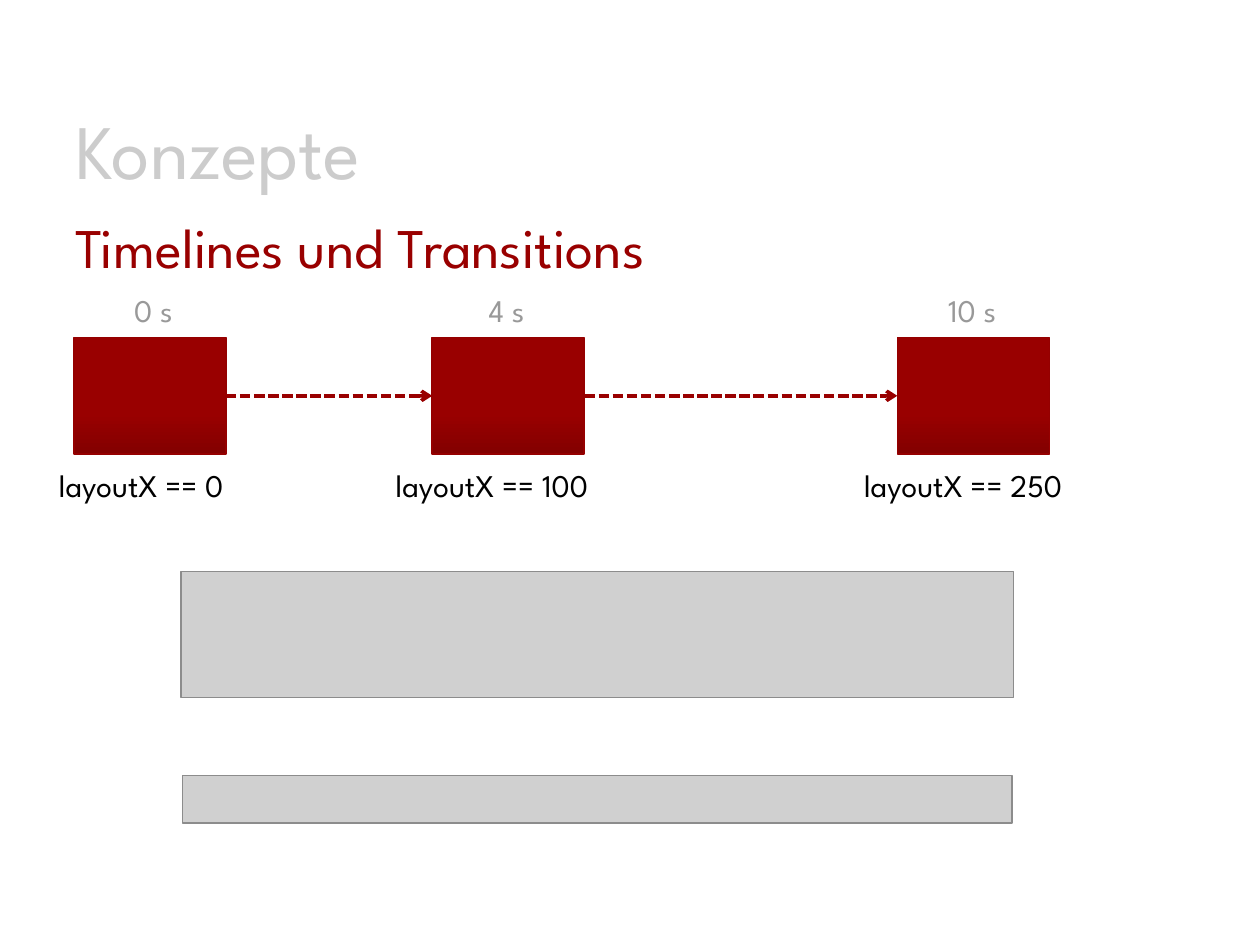
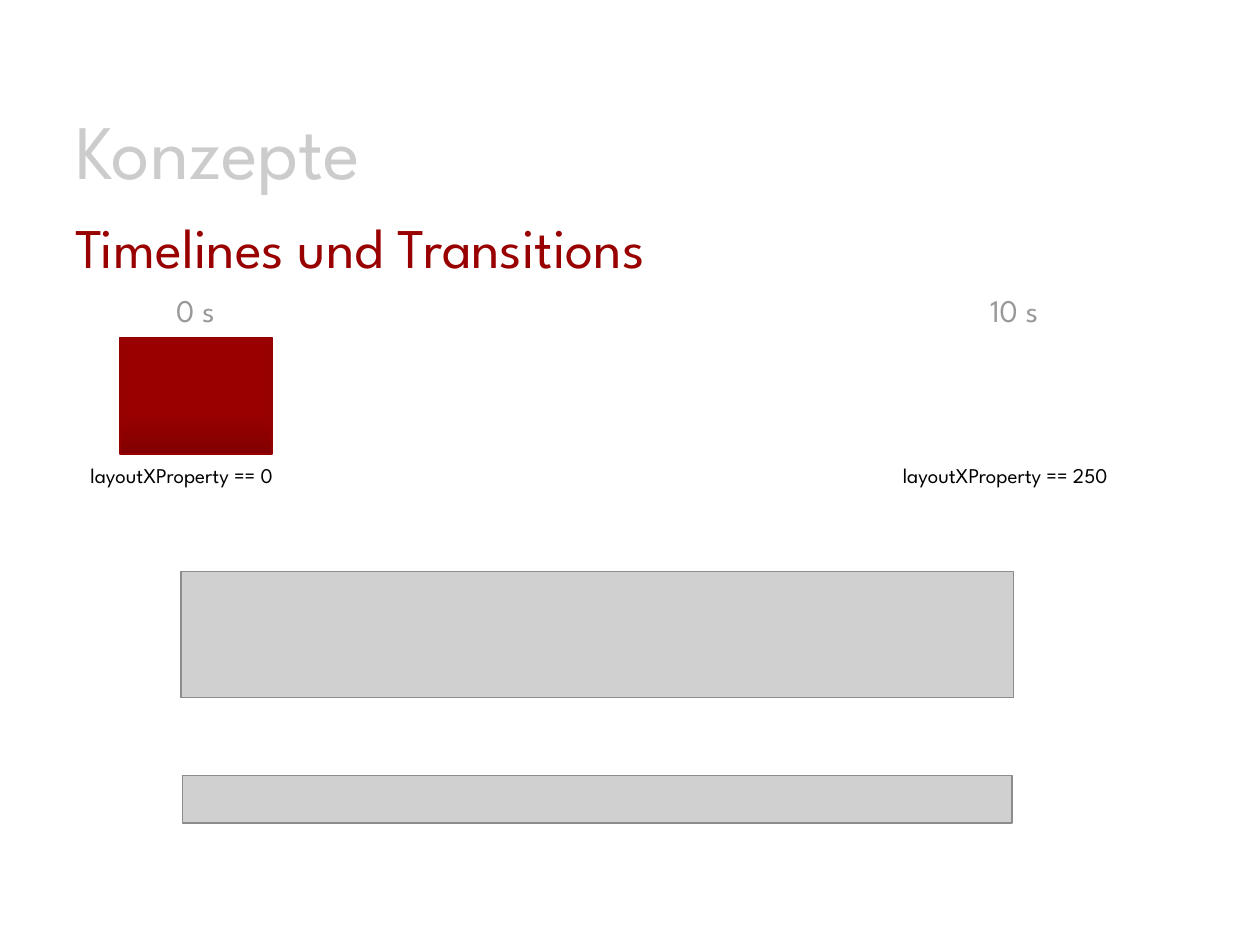
Before and after one commit to Morkunas/jfxusergroup, a slide deck: slide 19 of JavaFX-UserGroup.pptx (slide 18 before the commit). Drawn at 1260x945 pixels with LibreOffice and Linux fonts; fonts in the diff are those of the drawing; grey boxes stand for pictures; background and template pictures are left out. Boxes give left, top, right and bottom in pixels: in the first picture for what was removed or moved away, otherwise in the second. Text is boxed around its words. In the diff, an @@ line names an element or a change of style, - is before the commit and + after.

```diff
--- a/JavaFX-UserGroup.pptx
+++ b/JavaFX-UserGroup.pptx
@@ text "0 s": place and size @@
-text "0 s" at [134,301,173,322]
+text "0 s" at [176,301,215,322]
@@ text "10 s": place and size @@
-text "10 s" at [948,301,997,322]
+text "10 s" at [990,301,1039,322]
@@ text removed at [489,301,525,322] @@
-4 s
@@ rectangle: place and size @@
-rectangle at [73,338,226,454]
+rectangle at [120,338,272,454]
@@ rectangle at [120,338,272,454]: fill gradient #830000 to #990000 to #990000 at 11% opacity; outline #960000 1 pt to none @@
@@ rectangle: place and size @@
-rectangle at [897,338,1050,454]
+rectangle at [120,338,272,454]
@@ rectangle removed at [432,338,585,454] @@
@@ arrow removed from (226, 396) to (432, 396) @@
@@ arrow removed from (585, 396) to (897, 396) @@
@@ text at [90,468,273,488]: text changed; size 18 to 12 pt @@
-layoutX == 0
+layoutXProperty == 0
@@ text removed at [396,475,588,504] @@
-layoutX == 100
@@ text at [903,468,1108,488]: text changed; size 18 to 12 pt @@
-layoutX == 250
+layoutXProperty == 250
```
Also in this commit, not shown: 2 other slides changed, 2 slides added.
